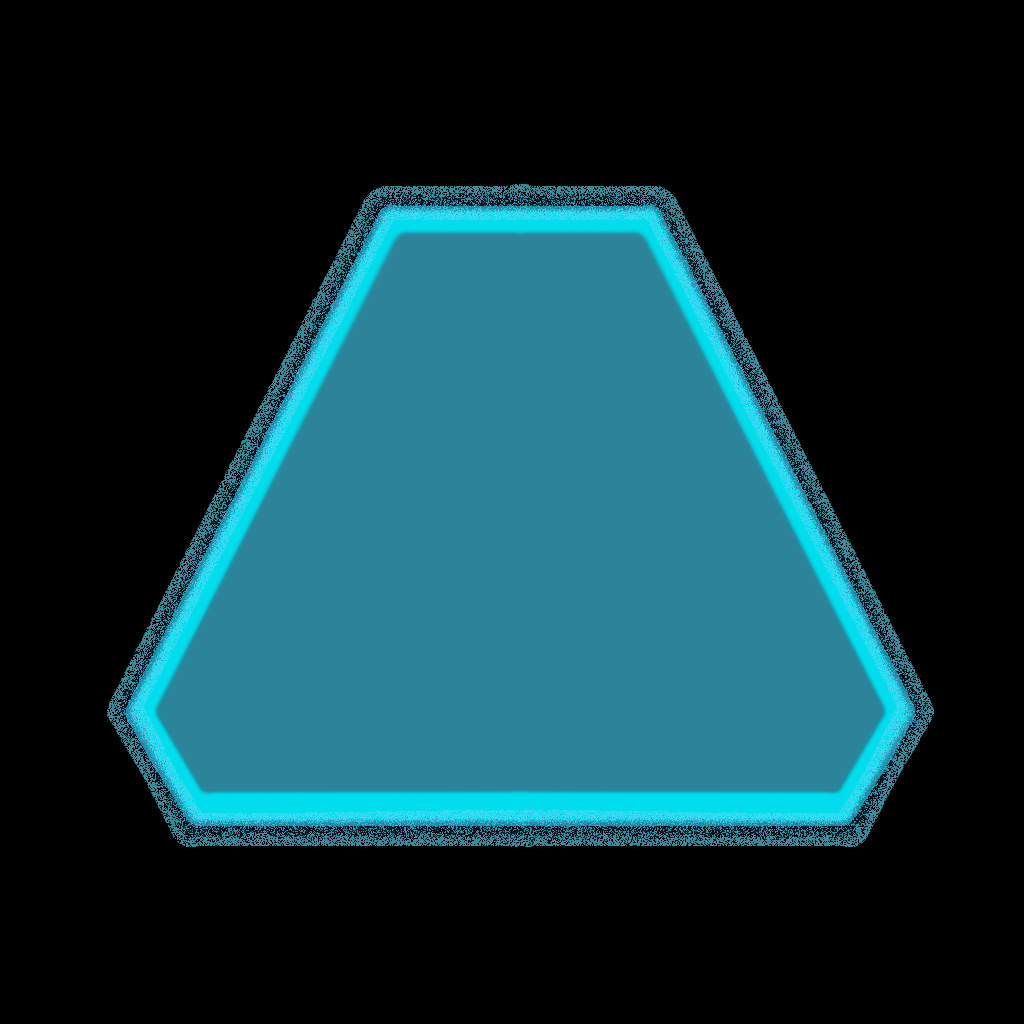
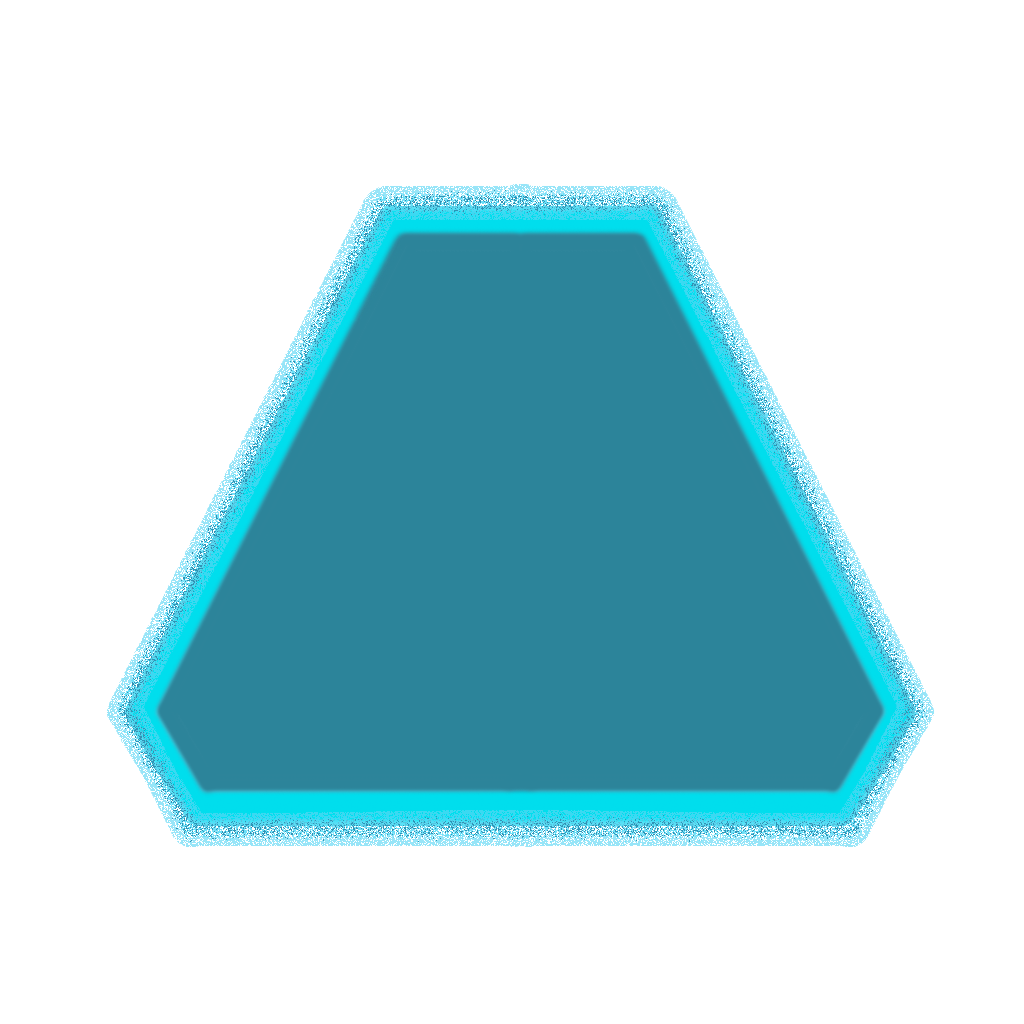
Revision of a layered 1024px x 1024px image; what changed, layer by layer:
hid "Layer 0" over box(0, 0, 1024, 1024)
